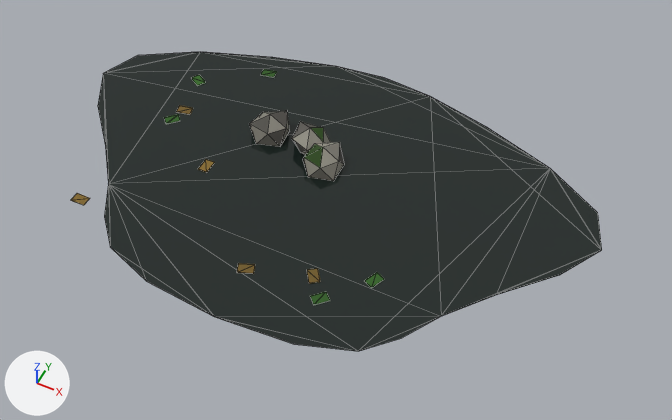
One commit to the glTF model game/assets/models/props/decor/puddle_debris.glb: the scene before it, then after it.
Rendered twice from a 50 mm lens placed at (2.4, -4.35, 5.25), pointed at (0.28, -0.1, -0.05). Arrows for +X, +Y and +Z are at lower left; the lights stay in place. The first picture is the older version. Mesh edges are drawn as thin lines. Vertices at exactly the same position are counted once.
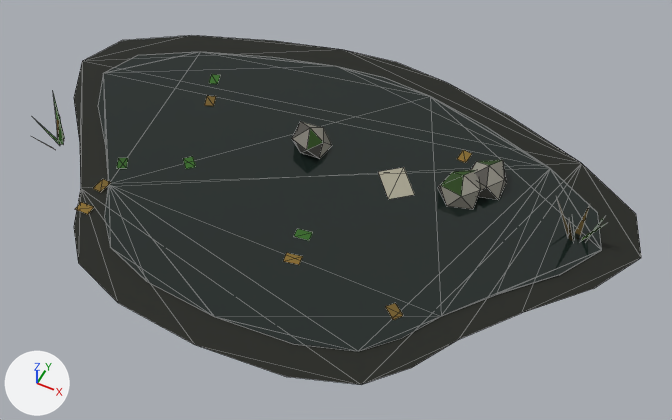
Where the change shows, as pixel boxes [x1, y1, x2, y2] in the pictures (672 x 420 px; the box of a moved part takes in the faces that stretch with it):
'Mesh', reshaped (14% wider, 17% taller)
    before: [71, 52, 602, 351]
    after: [37, 35, 641, 385]
part 1 of me_decor_puddledebris__mesh, moved or reshaped
    before: [303, 142, 344, 181]
    after: [469, 160, 507, 200]
part 2 of me_decor_puddledebris__mesh, moved or reshaped
    before: [249, 110, 290, 147]
    after: [438, 170, 480, 209]
part 3 of me_decor_puddledebris__mesh, deleted
    before: [71, 69, 384, 305]
part 4 of me_decor_puddledebris__mesh, added
    after: [37, 35, 641, 385]
part 5 of me_decor_puddledebris__mesh, recoloured
    both: [292, 122, 331, 155]

What the commit changed:
me_decor_puddledebris__mesh is used by ob_mesh; location (0.0, 0.0, 0.0).
me_decor_puddledebris__mesh had 164 vertices, 272 faces and spanned x -2.21..2.21, y -1.4..1.4, z -0.1..0.23.
me_decor_puddledebris__mesh no longer uses material mat_m_convrubber.
me_decor_puddledebris__mesh now has 185 vertices, 207 faces and spans x -2.48..2.48, y -1.65..1.65, z -0.1..0.37.
me_decor_puddledebris__mesh part 1: the loose piece of 12 vertices spanning x -0.17..0.15, y 0.05..0.39, z -0.06..0.22 is moved by (1.21, 0.38, 0.0).
me_decor_puddledebris__mesh part 2: the loose piece of 12 vertices spanning x -0.72..-0.39, y 0.2..0.53, z -0.06..0.23 is moved by (1.62, 0.06, 0.0).
me_decor_puddledebris__mesh part 3: 10 loose pieces with 80 vertices, spanning x -1.54..0.91, y -1.01..1.05, z 0.02, are deleted.
Part 4, on me_decor_puddledebris__mesh:
96 vertices are added at x -2.48..2.48, y -1.65..1.65, z 0.0..0.37.
5 new vertices lie (0.01, -0.08, 0.0) away from vertices in x -1.46..0.26, y -0.95..-0.43, z 0.02.
55 new faces join them, mat_m_orerock.
me_decor_puddledebris__mesh part 5: 18 kept faces spanning x -0.32..-0.03, y 0.19..0.54, z -0.1..0.23 get new vertex colours; the middle colour goes from dark grey #5c5a54 to grey #7f7c73.
